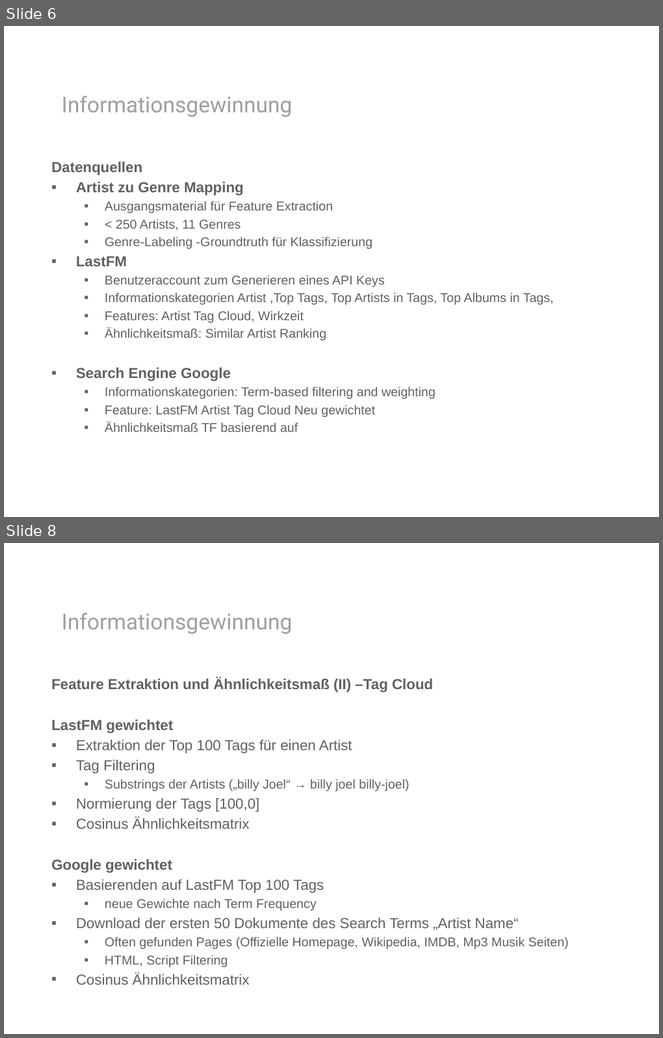
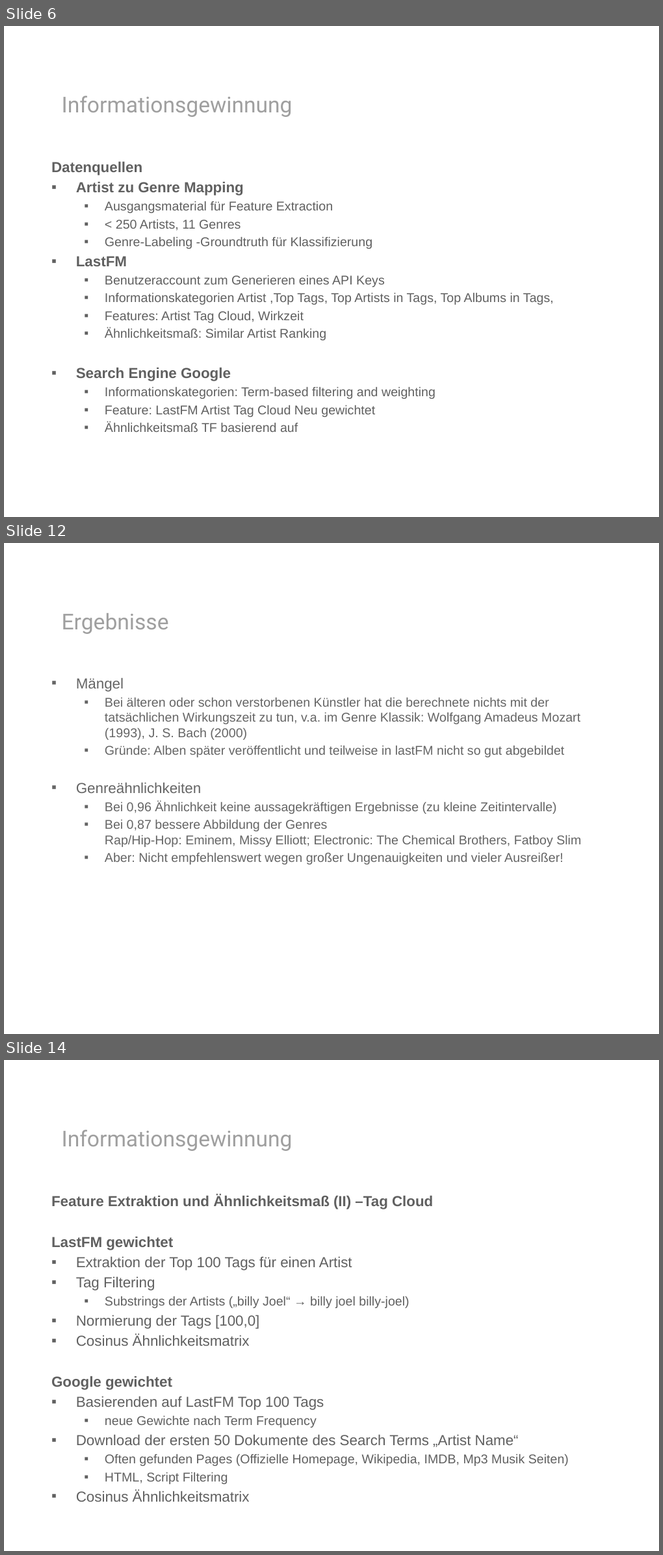
Before and after one commit to rohanprojects/mirlastfm, a slide deck: presentation/presentation.pptx. Shown one above the other, each under a label of ours: slides 6 and 8 before the commit, slides 6, 12 and 14 after it; the slides between them are not shown. The pictures are 663x1038 and 663x1555 pixels, drawn with LibreOffice and Linux fonts; fonts in the diff are those of the drawing; background and template pictures are left out. Boxes give left, top, right and bottom in pixels: in the first picture for what was removed or moved away, otherwise in the second. Text is boxed around its words. In the diff, an @@ line names an element or a change of style, - is before the commit and + after.

```diff
--- a/presentation/presentation.pptx
+++ b/presentation/presentation.pptx
@@ slide 12 added at <box>4,543,659,1034</box>, background #FFFFFF @@
@@ text added at <box>62,613,169,634</box>, 24 pt, text #9F9F9F @@
+Ergebnisse
@@ text added at <box>76,678,581,865</box>, 14 pt, text #656565 @@
+▪ Mängel
+  ▪ Bei älteren oder schon verstorbenen Künstler hat die berechnete nichts mit der tatsächlichen Wirkungszeit zu tun, v.a. im Genre Klassik: Wolfgang Amadeus Mozart (1993), J. S. Bach (2000)
+  ▪ Gründe: Alben später veröffentlicht und teilweise in lastFM nicht so gut abgebildet
+▪ Genreähnlichkeiten
+  ▪ Bei 0,96 Ähnlichkeit keine aussagekräftigen Ergebnisse (zu kleine Zeitintervalle)
+  ▪ Bei 0,87 bessere Abbildung der Genres
+    Rap/Hip-Hop: Eminem, Missy Elliott; Electronic: The Chemical Brothers, Fatboy Slim
+  ▪ Aber: Nicht empfehlenswert wegen großer Ungenauigkeiten und vieler Ausreißer!
@@ what was slide 8 is now slide 14 @@
```
Also in this commit, not shown: 1 slide changed, 5 other slides added, 3 other files.
